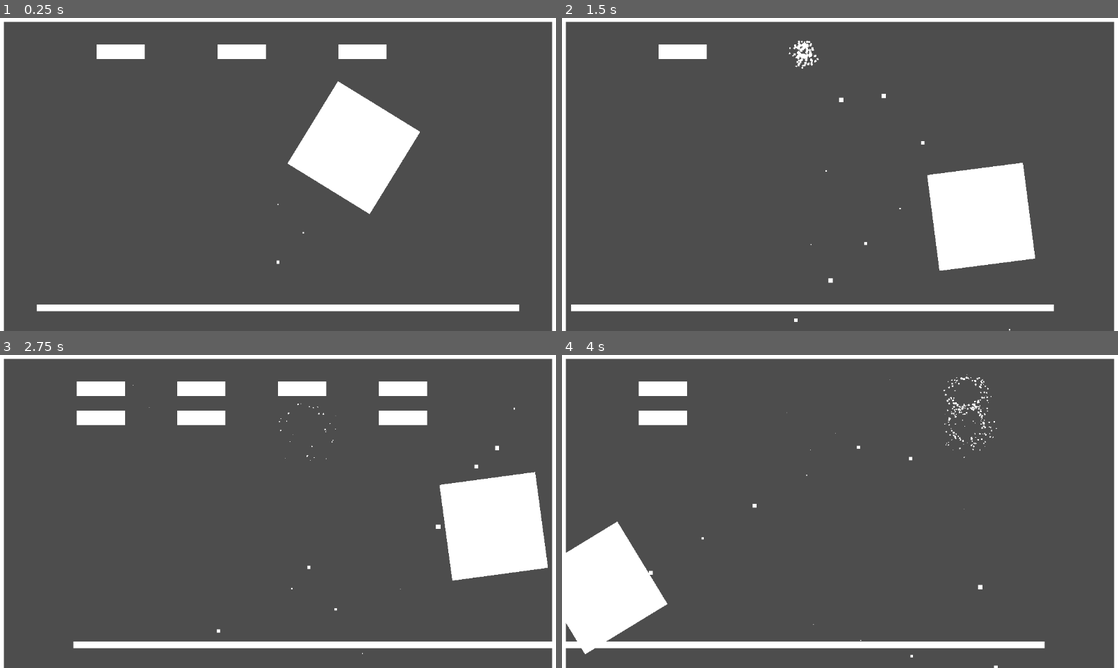
Above: before the commit, frames 1-4 (two rows, left to right).
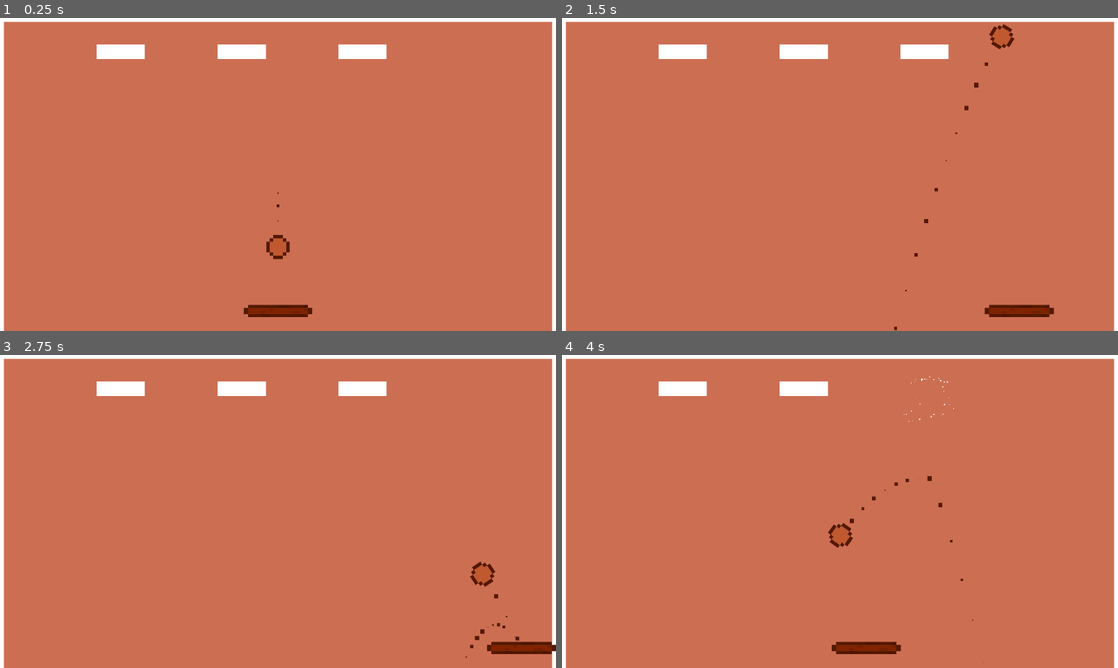
Above: after the commit, the same moments.

Repository: Let-s-Godot-Now/Breakout
Game: Godot game, scene res://tscn/main.tscn
Two runs of this game, one before a commit and one after it. Both use one fixed random seed, a clock stepped at 60 frames per second and the inputs below.
Inputs:
- Up to frame 1 (0.25 s): no input
- Up to frame 2 (1.5 s): hold Right (move_right) 0.53-1.28 s; hold Shift (faster_shift) 0.53-1.28 s; hold Left (move_left) from 1.28 s (still down); tap Shift (faster_shift) at 1.35 s
- Up to frame 3 (2.75 s): release Left (move_left) at 2.03 s; hold Right (move_right) from 2.03 s (still down); hold Shift (faster_shift) from 2.03 s (still down)
- Up to frame 4 (4 s): release Shift (faster_shift) at 2.78 s; tap Shift (faster_shift) at 2.85 s; release Right (move_right) at 3.53 s; hold Left (move_left) from 3.53 s (still down); hold Shift (faster_shift) from 3.53 s (still down)

The runs differ from the first frame. In frame 1, 96% of the frame differs, in the area x 0-100%, y 1-100%; in frame 2, 97%; in frame 3, 97%; in frame 4, 97%.

Commit message:
完善关卡功能&添加素材

Diff:
--- a/scripts/ball.gd
+++ b/scripts/ball.gd
@@ -13,7 +13,7 @@
 func _process(delta):
 	if GlobalValue.start_game == true:
 		position += velocity * delta
-		rotation_degrees += 10
+		# rotation_degrees += 10
 
 
 func reset():
--- a/scripts/game_controller.gd
+++ b/scripts/game_controller.gd
@@ -4,11 +4,18 @@
 @onready var paddle = $"../Paddle"
 @onready var bricks = $"../Bricks"
 # The memory var when game start
-@onready var mem_start_horiz_gen_num = $"../Bricks".brick_horiz_gen_num
-@onready var mem_start_vert_gen_num = $"../Bricks".brick_vert_gen_num
+@onready var mem_start_horiz_gen_num = bricks.brick_horiz_gen_num
+@onready var mem_start_vert_gen_num = bricks.brick_vert_gen_num
+
+@onready var default_paddle_x = paddle.scale.x
+@onready var default_ball_scale = ball.scale
+@onready var default_ball_speed = ball.speed
 
 @export var max_horiz_num := 8
 @export var max_vert_num := 6
+@export var min_paddle_x := 50
+@export var min_ball_x := 20
+@export var max_speed := 1200
 
 
 func update_level():
@@ -16,6 +23,24 @@
 	GlobalValue.score = 0
 	ball.reset()
 	paddle.reset()
+
+	if paddle.scale.x > min_paddle_x:
+		paddle.scale.x -= 10
+	else:
+		paddle.scale.x = default_paddle_x
+
+	if ball.scale.x > min_ball_x:
+		ball.scale -= Vector2(5, 5)
+	else:
+		ball.scale = default_ball_scale
+
+	paddle.set_clamp()
+
+	if ball.speed < max_speed:
+		ball.speed += 50
+	else:
+		ball.speed = default_ball_speed
+
 	# 砖块数量归位
 	if bricks.brick_vert_gen_num > max_vert_num or bricks.brick_horiz_gen_num > max_horiz_num:
 		bricks.brick_vert_gen_num = mem_start_vert_gen_num
--- a/scripts/paddle.gd
+++ b/scripts/paddle.gd
@@ -8,6 +8,9 @@
 
 
 func _ready():
+	set_clamp()
+
+func set_clamp():
 	screen_size = get_viewport_rect().size
 	plane_size = plane.get_rect().size
 	plane_size.x *= scale.x
--- a/tscn/ball.tscn
+++ b/tscn/ball.tscn
@@ -1,8 +1,7 @@
 [gd_scene load_steps=4 format=3 uid="uid://bb7ybmyxg3tco"]
 
 [ext_resource type="Script" path="res://scripts/ball.gd" id="1_sbad2"]
-
-[sub_resource type="CanvasTexture" id="CanvasTexture_1vgdu"]
+[ext_resource type="Texture2D" uid="uid://dtgi5igekl3aw" path="res://assests/ball3.png" id="2_iopd2"]
 
 [sub_resource type="CircleShape2D" id="CircleShape2D_20i1h"]
 radius = 0.573315
@@ -12,9 +11,6 @@
 scale = Vector2(28.1249, 28.125)
 script = ExtResource("1_sbad2")
 
-[node name="Ball" type="Sprite2D" parent="."]
-texture = SubResource("CanvasTexture_1vgdu")
-
 [node name="BallArea" type="Area2D" parent="."]
 
 [node name="CollisionShape2D" type="CollisionShape2D" parent="BallArea"]
@@ -23,6 +19,7 @@
 [node name="CPUParticles2D" type="CPUParticles2D" parent="."]
 amount = 15
 scale_amount_max = 10.0
+color = Color(0.33, 0.0935, 0, 1)
 
 [node name="AudioStreamPlayer2D" type="AudioStreamPlayer2D" parent="."]
 volume_db = 5.0
@@ -30,5 +27,10 @@
 [node name="VisibleOnScreenNotifier2D" type="VisibleOnScreenNotifier2D" parent="."]
 scale = Vector2(0.049778, 0.0497778)
 
+[node name="Ball" type="Sprite2D" parent="."]
+texture_filter = 1
+scale = Vector2(0.138844, 0.138844)
+texture = ExtResource("2_iopd2")
+
 [connection signal="area_entered" from="BallArea" to="." method="_on_ball_area_entered"]
 [connection signal="screen_exited" from="VisibleOnScreenNotifier2D" to="." method="reset"]
--- a/tscn/main.tscn
+++ b/tscn/main.tscn
@@ -19,13 +19,19 @@
 
 [node name="Debugger" type="Node" parent="GameController"]
 script = ExtResource("2_1vkrt")
-is_debug_suitale = true
+
+[node name="ColorRect" type="ColorRect" parent="."]
+offset_right = 1160.0
+offset_bottom = 652.0
+color = Color(0.8, 0.431373, 0.321569, 1)
+
+[node name="Ball" parent="." instance=ExtResource("2_6luyj")]
+scale = Vector2(50, 50.4425)
+
+[node name="Walls" parent="." instance=ExtResource("2_tsk5u")]
 
 [node name="Paddle" parent="." instance=ExtResource("1_qe3g6")]
-scale = Vector2(200, 14)
-
-[node name="Ball" parent="." instance=ExtResource("2_6luyj")]
-scale = Vector2(50, 50)
+scale = Vector2(142.857, 10)
 
 [node name="leyline of the void" type="Area2D" parent="."]
 position = Vector2(576, 640)
@@ -36,8 +42,6 @@
 position = Vector2(-2, 0.00617284)
 shape = SubResource("RectangleShape2D_4mnou")
 
-[node name="Walls" parent="." instance=ExtResource("2_tsk5u")]
-
 [node name="Bricks" type="Node2D" parent="."]
 script = ExtResource("5_xc7pk")
 brick_horiz_gen_num = 3
--- a/tscn/paddle.tscn
+++ b/tscn/paddle.tscn
@@ -1,8 +1,9 @@
-[gd_scene load_steps=4 format=3 uid="uid://des37jbp4ogsg"]
+[gd_scene load_steps=5 format=3 uid="uid://des37jbp4ogsg"]
 
 [ext_resource type="Script" path="res://scripts/paddle.gd" id="1_knicu"]
+[ext_resource type="Texture2D" uid="uid://bk0kvjfubjr6u" path="res://assests/paddle.png" id="2_7j6rf"]
 
-[sub_resource type="CanvasTexture" id="CanvasTexture_o5isi"]
+[sub_resource type="CanvasTexture" id="CanvasTexture_5qsq7"]
 
 [sub_resource type="RectangleShape2D" id="RectangleShape2D_e8q0q"]
 size = Vector2(0.993789, 1.14285)
@@ -13,9 +14,18 @@
 script = ExtResource("1_knicu")
 
 [node name="Plane" type="Sprite2D" parent="."]
-texture = SubResource("CanvasTexture_o5isi")
+visible = false
+position = Vector2(-0.0465838, 0.756695)
+scale = Vector2(-0.0310559, 0.0580412)
+texture = SubResource("CanvasTexture_5qsq7")
 
 [node name="Up" type="Area2D" parent="."]
 
 [node name="CollisionShape2D" type="CollisionShape2D" parent="Up"]
 shape = SubResource("RectangleShape2D_e8q0q")
+
+[node name="Sprite2D" type="Sprite2D" parent="."]
+texture_filter = 1
+position = Vector2(0, 0.64286)
+scale = Vector2(0.0625, 0.616071)
+texture = ExtResource("2_7j6rf")
Binary file added: assests/ball.png
Not shown, added: assests/ball.png.import
Binary file added: assests/ball2.png
Not shown, added: assests/ball2.png.import
Binary file added: assests/ball3.png
Not shown, added: assests/ball3.png.import
Binary file added: assests/paddle.png
Not shown, added: assests/paddle.png.import
